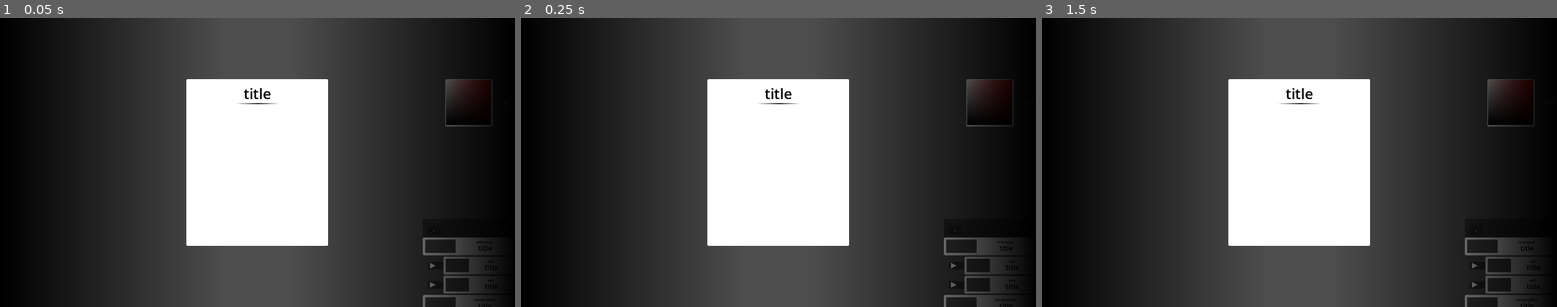
Above: before the commit, frames 1-3 (left to right).
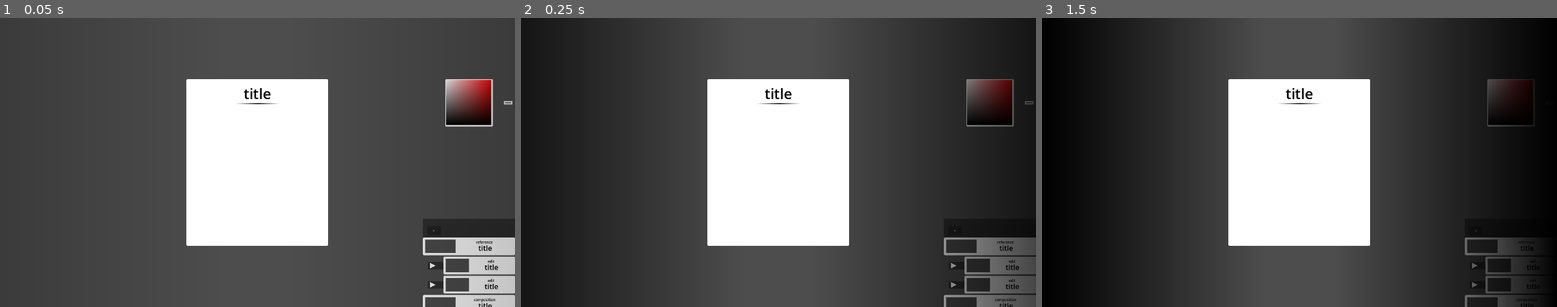
Above: after the commit, the same moments.

Repository: namooTH/nimp
Game: Godot game, scene res://components/ui/globalPopup/globalPopup.tscn
Two runs of this game, one before a commit and one after it. Both use one fixed random seed, a clock stepped at 60 frames per second and the inputs below. This scene is started directly instead of the project's main scene.
Inputs (mouse positions are in pixels of both pictures, inside the frame that each line leads up to):
- Up to frame 1 (0.05 s): no input
- Up to frame 2 (0.25 s): no input
- Up to frame 3 (1.5 s): tap Enter at 0.5 s; move the mouse to (1412, 148) at 0.52 s; hold Right (right) 0.53-1.25 s; hold Delete (delete) 0.53-1.25 s; click "+" at 1.25 s

The runs differ from the first frame. In frame 1, 50% of the frame differs, in the area x 0-100%, y 0-100%; in frame 2, 3.6%; in frame 3, less than 0.1%.

Commit message:
brtuyh

Diff:
--- a/components/ui/globalPopup/globalPopup.tscn
+++ b/components/ui/globalPopup/globalPopup.tscn
@@ -1,4 +1,6 @@
-[gd_scene load_steps=8 format=3 uid="uid://bfajttt3q65jj"]
+[gd_scene load_steps=9 format=3 uid="uid://bfajttt3q65jj"]
+
+[ext_resource type="Script" uid="uid://bdb0lbh5thaeu" path="res://components/ui/globalPopup/global_popup.gd" id="1_hp6ce"]
 
 [sub_resource type="Gradient" id="Gradient_3et23"]
 colors = PackedColorArray(0, 0, 0, 1, 0, 0, 0, 0)
@@ -28,8 +30,9 @@
 width = 100
 
 [node name="GlobalPopup" type="CanvasLayer"]
+script = ExtResource("1_hp6ce")
 
-[node name="main2" type="Control" parent="."]
+[node name="main" type="Control" parent="."]
 layout_mode = 3
 anchors_preset = 15
 anchor_right = 1.0
@@ -37,7 +40,8 @@
 grow_horizontal = 2
 grow_vertical = 2
 
-[node name="bars" type="Control" parent="main2"]
+[node name="bars" type="Control" parent="main"]
+modulate = Color(1, 1, 1, 0)
 layout_mode = 1
 anchors_preset = 15
 anchor_right = 1.0
@@ -45,7 +49,7 @@
 grow_horizontal = 2
 grow_vertical = 2
 
-[node name="bar" type="TextureRect" parent="main2/bars"]
+[node name="bar" type="TextureRect" parent="main/bars"]
 layout_mode = 1
 anchors_preset = -1
 anchor_right = 0.219
@@ -54,7 +58,7 @@
 grow_vertical = 2
 texture = SubResource("GradientTexture1D_hp6ce")
 
-[node name="bar2" type="TextureRect" parent="main2/bars"]
+[node name="bar2" type="TextureRect" parent="main/bars"]
 layout_mode = 1
 anchors_preset = -1
 anchor_left = 0.567
@@ -65,7 +69,7 @@
 grow_vertical = 2
 texture = SubResource("GradientTexture1D_aqugt")
 
-[node name="main" type="Panel" parent="main2"]
+[node name="main" type="Panel" parent="main"]
 layout_mode = 1
 anchors_preset = -1
 anchor_left = 0.362
@@ -80,7 +84,7 @@
 grow_vertical = 2
 theme_override_styles/panel = SubResource("StyleBoxFlat_3et23")
 
-[node name="MarginContainer" type="MarginContainer" parent="main2/main"]
+[node name="MarginContainer" type="MarginContainer" parent="main/main"]
 layout_mode = 1
 anchors_preset = 15
 anchor_right = 1.0
@@ -92,10 +96,10 @@
 theme_override_constants/margin_right = 10
 theme_override_constants/margin_bottom = 10
 
-[node name="Control" type="Control" parent="main2/main/MarginContainer"]
+[node name="Control" type="Control" parent="main/main/MarginContainer"]
 layout_mode = 2
 
-[node name="Label" type="Label" parent="main2/main/MarginContainer/Control"]
+[node name="Label" type="Label" parent="main/main/MarginContainer/Control"]
 layout_mode = 1
 anchors_preset = 5
 anchor_left = 0.5
@@ -110,7 +114,7 @@
 horizontal_alignment = 1
 vertical_alignment = 1
 
-[node name="TextureRect" type="TextureRect" parent="main2/main/MarginContainer/Control/Label"]
+[node name="TextureRect" type="TextureRect" parent="main/main/MarginContainer/Control/Label"]
 layout_mode = 1
 anchors_preset = -1
 anchor_top = 1.0
@@ -124,7 +128,7 @@
 grow_vertical = 0
 texture = SubResource("GradientTexture1D_277oe")
 
-[node name="content" type="Control" parent="main2/main/MarginContainer/Control"]
+[node name="content" type="Control" parent="main/main/MarginContainer/Control"]
 layout_mode = 1
 anchor_top = 0.155
 anchor_right = 1.0
--- /dev/null
+++ b/components/ui/globalPopup/global_popup.gd
@@ -0,0 +1,12 @@
+extends CanvasLayer
+
+func _ready() -> void:
+	showPopup()
+
+var transparency: float = 0
+func hidePopup():
+	transparency = 0
+func showPopup():
+	transparency = 1
+func _process(delta: float) -> void:
+	$main/bars.modulate.a = lerp($main/bars.modulate.a, transparency, delta * 5)
--- a/components/ui/thumbnail_box/thumbnail_box.tscn
+++ b/components/ui/thumbnail_box/thumbnail_box.tscn
@@ -46,7 +46,7 @@
 
 [node name="SubViewport" type="SubViewport" parent="margin/content/SubViewportContainer"]
 handle_input_locally = false
-size = Vector2i(120, 190)
+size = Vector2i(2, 2)
 render_target_update_mode = 4
 
 [node name="title" parent="margin/content" instance=ExtResource("1_0ntjr")]
@@ -62,7 +62,7 @@
 grow_vertical = 2
 mouse_filter = 1
 theme_override_colors/font_color = Color(0, 0, 0, 1)
-theme_override_font_sizes/font_size = 16
+theme_override_font_sizes/font_size = 1
 text = "title"
 horizontal_alignment = 1
 vertical_alignment = 2
Not shown, added: components/ui/globalPopup/global_popup.gd.uid
